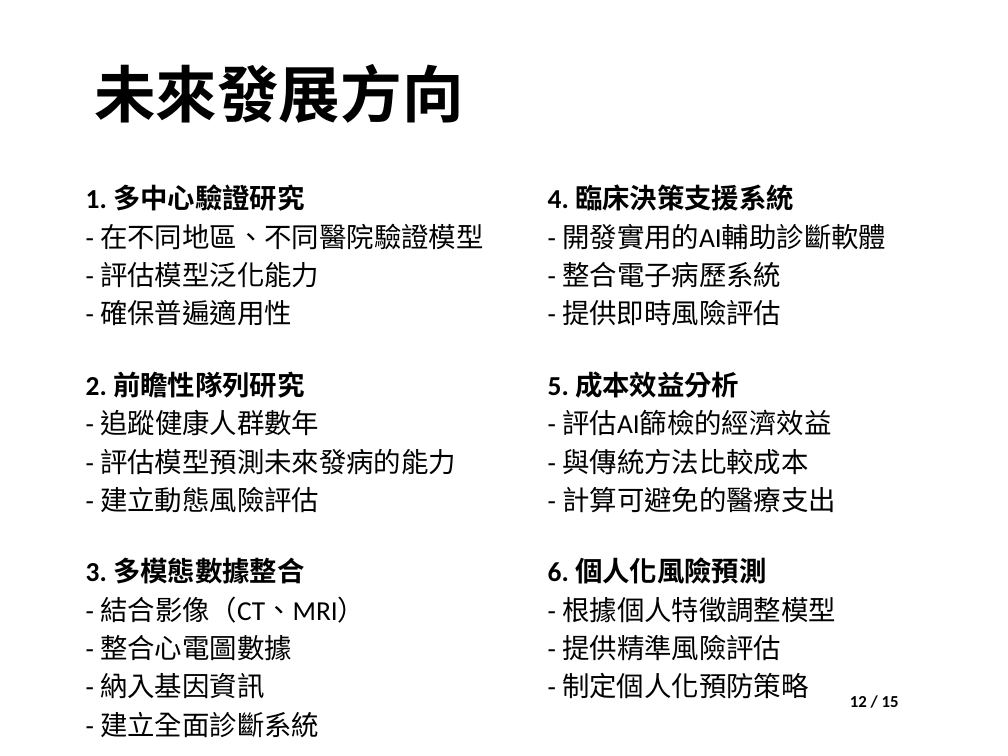
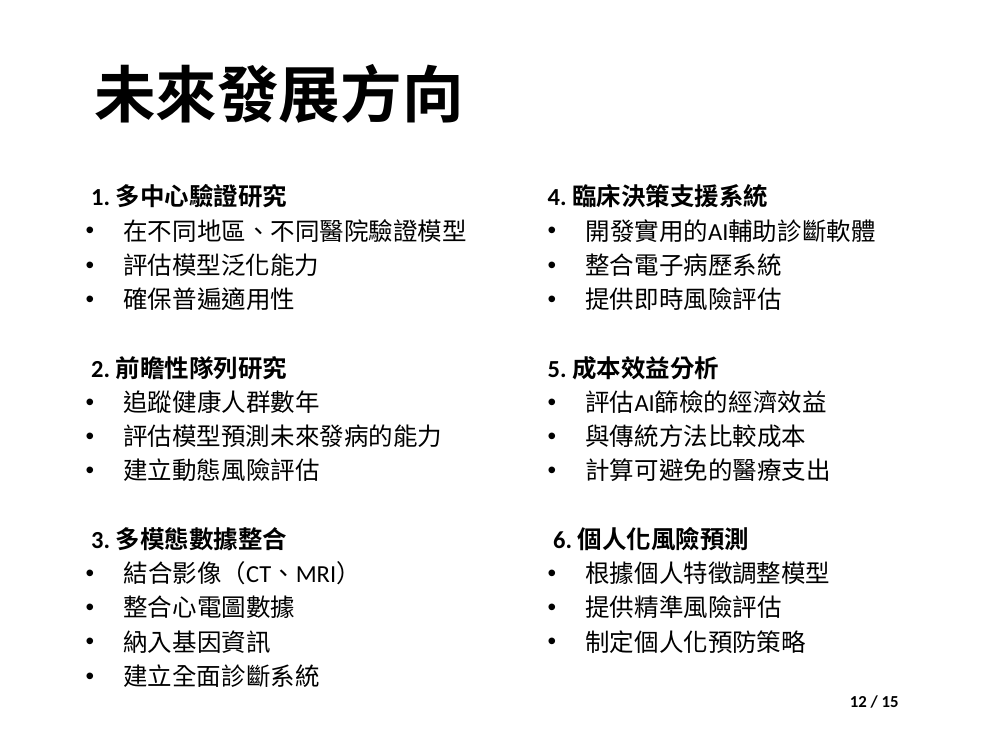
Before and after one commit to joechiboo/ResearchSeminar-3H, a slide deck: slide 12 of 提交檔案/專題討論_21138X006_紀伯喬_wVBA.pptm. Drawn at 1008x756 pixels with LibreOffice and Linux fonts; fonts in the diff are those of the drawing; background and template pictures are left out. Boxes give left, top, right and bottom in pixels: in the first picture for what was removed or moved away, otherwise in the second. Text is boxed around its words. In the diff, an @@ line names an element or a change of style, - is before the commit and + after.

```diff
--- a/提交檔案/專題討論_21138X006_紀伯喬_wVBA.pptm
+++ b/提交檔案/專題討論_21138X006_紀伯喬_wVBA.pptm
@@ text at [91, 184, 287, 551]: size 19.6 to 17.5 pt in "1. 多中心驗證研究", "2. 前瞻性隊列研究", "3. 多模態數據整合" @@
@@ text at [548, 184, 768, 551]: size 19.6 to 17.5 pt in "4. 臨床決策支援系統", "5. 成本效益分析", "6. 個人化風險預測" @@
@@ text at [123, 219, 466, 310]: text changed; size 19.6 to 17.5 pt @@
-- 在不同地區、不同醫院驗證模型
-- 評估模型泛化能力
-- 確保普遍適用性
+• 在不同地區、不同醫院驗證模型
+• 評估模型泛化能力
+• 確保普遍適用性
@@ text at [586, 219, 876, 310]: text changed; size 19.6 to 17.5 pt @@
-- 開發實用的AI輔助診斷軟體
-- 整合電子病歷系統
-- 提供即時風險評估
+• 開發實用的AI輔助診斷軟體
+• 整合電子病歷系統
+• 提供即時風險評估
@@ text at [123, 390, 442, 481]: text changed; size 19.6 to 17.5 pt @@
-- 追蹤健康人群數年
-- 評估模型預測未來發病的能力
-- 建立動態風險評估
+• 追蹤健康人群數年
+• 評估模型預測未來發病的能力
+• 建立動態風險評估
@@ text at [586, 390, 831, 481]: text changed; size 19.6 to 17.5 pt @@
-- 評估AI篩檢的經濟效益
-- 與傳統方法比較成本
-- 計算可避免的醫療支出
+• 評估AI篩檢的經濟效益
+• 與傳統方法比較成本
+• 計算可避免的醫療支出
@@ text at [123, 561, 360, 687]: text changed; size 19.6 to 17.5 pt @@
-- 結合影像（CT、MRI）
-- 整合心電圖數據
-- 納入基因資訊
-- 建立全面診斷系統
+• 結合影像（CT、MRI）
+• 整合心電圖數據
+• 納入基因資訊
+• 建立全面診斷系統
@@ text at [586, 561, 831, 653]: text changed; size 19.6 to 17.5 pt @@
-- 根據個人特徵調整模型
-- 提供精準風險評估
-- 制定個人化預防策略
+• 根據個人特徵調整模型
+• 提供精準風險評估
+• 制定個人化預防策略
```
Also in this commit, not shown: 7 other slides changed, 1 slide added, 1 slide removed, 4 other files.
